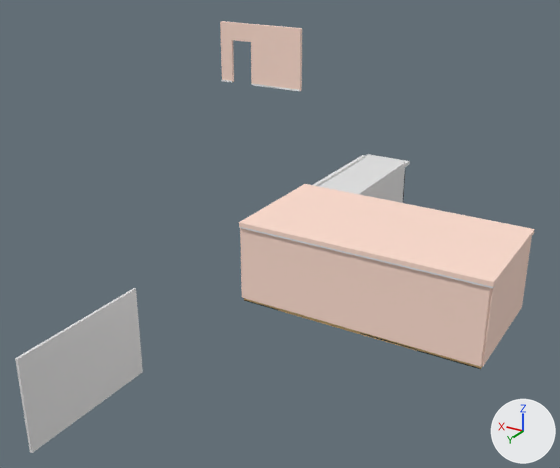
An edit to the FBX model Bearlike Project/Assets/03.Resources/02.Modeling/21.Stage/LivingRoom/Map/Map.fbx, drawn before and after from the same camera.
The view is the same before and after, from a camera (50 mm lens) standing at (-131.0, 314.0, 182.0) and looking at (45.0, 21.0, 36.0). The lights are fixed; the arrows at lower right show +X, +Y and +Z. Where no turn or scale is listed for an object, it has been applied to the vertices. Vertices at the same position are counted once.

Script lines for the objects in view, before the commit:
```python
me_cube_021 = bpy.data.meshes.new('Cube.021')
me_cube_021.from_pydata(...)  # a box spanning x -60.3..-59.3, y 2.0..40.9, z -30.1..30.1; a box spanning x -60.4..-59.3, y 2.0..40.9, z -30.1..30.1
me_cube_021.materials.append(mat_window)  # white #e7e7e7
me_큐브_003 = bpy.data.meshes.new('큐브.003')
me_큐브_003.from_pydata(...)  # 96 vertices, 54 faces; spans x 110.4..170.8, y -115.6..-112.8, z 70.9..109.8
# faces by material slot: [18, 36]
me_큐브_003.materials.append(mat_wall_001)  # beige #ffded0
me_큐브_003.materials.append(mat_wall_sill_001)  # white #e7e7e7
me_큐브_004 = bpy.data.meshes.new('큐브.004')
me_큐브_004.from_pydata(...)  # 44 vertices, 26 faces; spans x -61.0..61.0, y -32.0..31.6, z -1.7..1.1
# faces by material slot: [9, 17]
me_큐브_004.materials.append(mat_living_wall)  # beige #ffded0
me_큐브_004.materials.append(mat_wall_sill)  # white #e7e7e7
ob_cube_010 = bpy.data.objects.new('Cube.010', me_cube_021)
ob_cube_010.location = (0.0, 137.5, 0.0)
ob_cube_010.rotation_euler = (1.571, 0.0, -3.142)  # degrees (90, 0, -180)
ob_큐브_002 = bpy.data.objects.new('큐브.002', me_큐브_003)
ob_큐브_002.location = (0.0, 0.0, 0.0)
ob_큐브_004 = bpy.data.objects.new('큐브.004', me_큐브_004)
ob_큐브_004.location = (-0.6, 0.6, 41.6)
# also in view: '큐브.001' at (0.0, 30.0, 21.0); '큐브' at (-60.0, 0.0, 21.0); 'Cube.007' at (43.0, -67.0, 39.0); 'Cube.003' at (31.0, -64.0, 3.0); 'Cube' at (0.0, 0.0, 1.0)
```
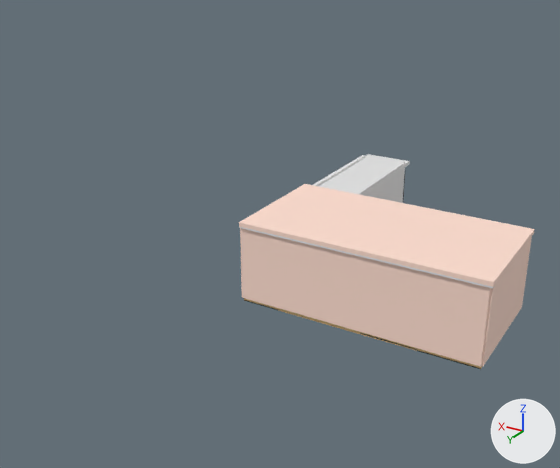
What differs and where, as boxes (x1, y1, x2, y2) in the pictures (560 x 468 px):
'Cube.010', reshaped, moved, rescaled (not visible afterwards): before (15, 288, 143, 453)
'큐브.002', deleted (beige): before (220, 21, 302, 91)
    faces in mat_wall_001 (beige #ffded0): (220, 21, 302, 91)

The change, as a diff of the scene's bpy script:
```diff
--- a/Bearlike Project/Assets/03.Resources/02.Modeling/21.Stage/LivingRoom/Map/Map.fbx.py
+++ b/Bearlike Project/Assets/03.Resources/02.Modeling/21.Stage/LivingRoom/Map/Map.fbx.py
@@ me_cube_021 @@
 me_cube_021.from_pydata(...)  # 16 vertices, 12 faces; spans x -60.4..-59.3, y 2.0..40.9, z -30.1..30.1
 # used by ob_cube_010; location = (0.0, 137.5, 0.0); rotation_euler = (1.571, 0.0, -3.142), in degrees (90, 0, -180)
-me_cube_021.materials.append(mat_window)  # white #e7e7e7
+# me_cube_021 part 1: the loose piece of 8 vertices spanning x -60.4..-59.3, y 2.0..40.9, z -30.1..30.1 is deleted
+me_cube_021.materials.append(mat_living_wall)  # beige #ffded0
@@ ob_cube_010 @@
 ob_cube_010 = bpy.data.objects.new('Cube.010', me_cube_021)
-ob_cube_010.location = (0.0, 137.5, 0.0)
+ob_cube_010.location = (44.5, -5.7, 23.3)
 ob_cube_010.rotation_euler = (1.571, 0.0, -3.142)  # degrees (90, 0, -180)
+ob_cube_010.scale = (6.5, 6.5, 5.24)
@@ ob_큐브_002 @@
-ob_큐브_002 = bpy.data.objects.new('큐브.002', me_큐브_003)
-ob_큐브_002.location = (0.0, 0.0, 0.0)
```
